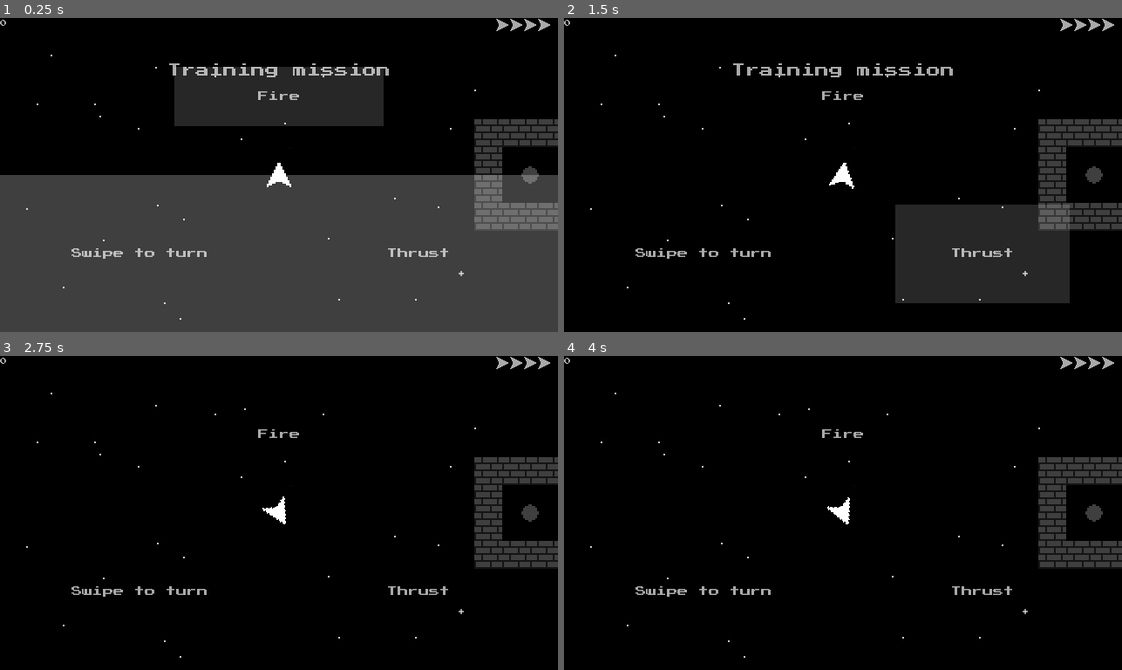
Above: before the commit, frames 1-4 (two rows, left to right).
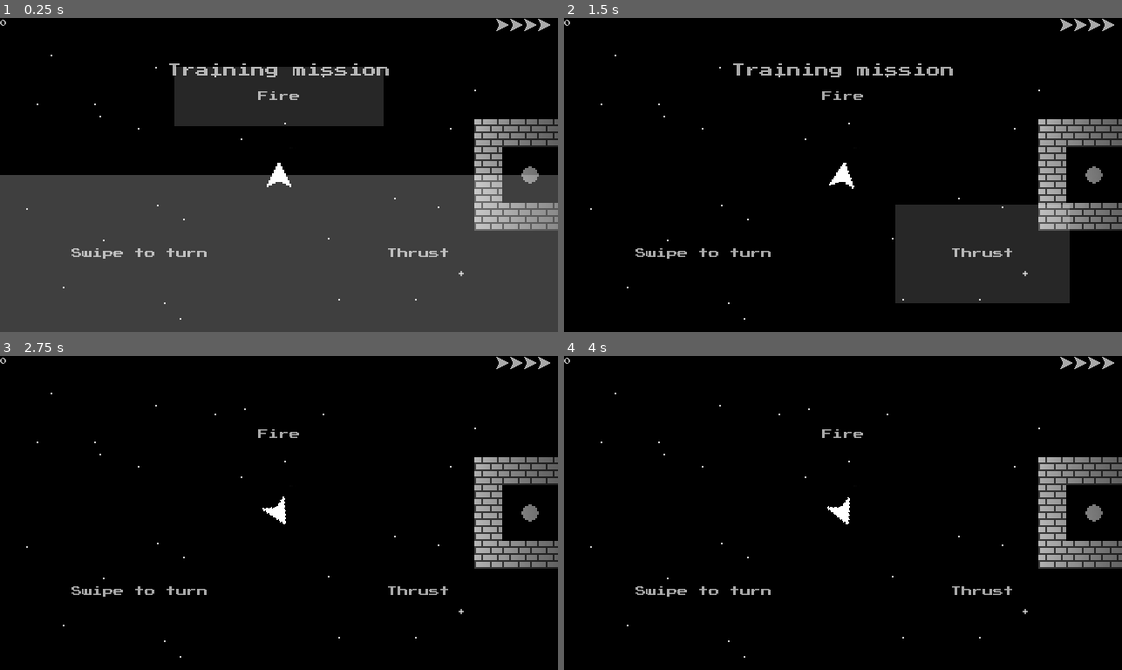
Above: after the commit, the same moments.

Repository: gerald1248/hollows-ng
Game: Godot game, scene res://scenes/main.tscn
The game is run twice, just before and just after one commit, with the same random seed, the same clock (stepped at 60 frames per second) and the same inputs. This scene is started directly instead of the project's main scene.
Inputs (mouse positions are in pixels of both pictures, inside the frame that each line leads up to):
- Up to frame 1 (0.25 s): no input
- Up to frame 2 (1.5 s): move the mouse to (965, 159) at 0.52 s; hold Right (ui_right) 0.53-1.25 s; hold P 0.53-1.25 s; click (965, 159) at 0.67 s; tap Space at 0.77 s; click "Continue" at 1.25 s
- Up to frame 3 (2.75 s): tap Enter at 2 s; drag from (167, 528) to (491, 472) at 2.02 s
- Up to frame 4 (4 s): move the mouse to (898, 443) at 2.77 s; hold Right (ui_right) 2.78-3.5 s; hold P 2.78-3.5 s; click "Continue" at 3.5 s

The runs differ from the first frame. In frame 1, 3.0% of the frame differs, in the area x 85-100%, y 32-68%; in frame 2, 3.2%; in frame 3, 3.2%; in frame 4, 3.2%.
Error in both runs: Invalid get index 'x' (on base: 'Nil'). (res://scripts/hud.gd:29)

Commit message:
tweaked light

Diff:
--- a/scenes/main.tscn
+++ b/scenes/main.tscn
@@ -7,14 +7,14 @@
 [ext_resource path="res://sprites/engine.png" type="Texture" id=5]
 [ext_resource path="res://scripts/explosion.gd" type="Script" id=6]
 [ext_resource path="res://sprites/explosion-bw-32x32.png" type="Texture" id=7]
-[ext_resource path="res://sprites/light.png" type="Texture" id=8]
-[ext_resource path="res://scripts/weight.gd" type="Script" id=9]
-[ext_resource path="res://sprites/weight.png" type="Texture" id=10]
-[ext_resource path="res://sprites/starfield512x512.png" type="Texture" id=11]
-[ext_resource path="res://scripts/hud.gd" type="Script" id=12]
-[ext_resource path="res://fonts/PressStart2P.ttf" type="DynamicFontData" id=13]
-[ext_resource path="res://sprites/ship-aaa.png" type="Texture" id=14]
-[ext_resource path="res://scripts/continue.gd" type="Script" id=15]
+[ext_resource path="res://scripts/weight.gd" type="Script" id=8]
+[ext_resource path="res://sprites/weight.png" type="Texture" id=9]
+[ext_resource path="res://sprites/starfield512x512.png" type="Texture" id=10]
+[ext_resource path="res://scripts/hud.gd" type="Script" id=11]
+[ext_resource path="res://fonts/PressStart2P.ttf" type="DynamicFontData" id=12]
+[ext_resource path="res://sprites/ship-aaa.png" type="Texture" id=13]
+[ext_resource path="res://scripts/continue.gd" type="Script" id=14]
+[ext_resource path="res://sprites/light.png" type="Texture" id=15]
 [ext_resource path="res://media/8-bit/Shoot1.wav" type="AudioStream" id=16]
 [ext_resource path="res://media/8-bit/Coin1.wav" type="AudioStream" id=17]
 [ext_resource path="res://media/8-bit/Explosion1.wav" type="AudioStream" id=18]
@@ -280,18 +280,13 @@
 hframes = 8
 frame = 5
 
-[node name="Light2D" type="Light2D" parent="player"]
-texture = ExtResource( 8 )
-texture_scale = 0.2
-shadow_enabled = true
-
 [node name="weight" type="RigidBody2D" parent="."]
 mass = 0.5
 can_sleep = false
-script = ExtResource( 9 )
+script = ExtResource( 8 )
 
 [node name="Sprite" type="Sprite" parent="weight"]
-texture = ExtResource( 10 )
+texture = ExtResource( 9 )
 vframes = 2
 
 [node name="CollisionShape2D" type="CollisionShape2D" parent="weight"]
@@ -441,7 +436,15 @@
 custom_fonts/font = SubResource( 12 )
 custom_colors/font_color = Color( 0.666667, 0.666667, 0.666667, 1 )
 text = "Continue"
-script = ExtResource( 15 )
+script = ExtResource( 14 )
+
+[node name="Light2D" type="Light2D" parent="."]
+texture = ExtResource( 15 )
+texture_scale = 0.4
+shadow_enabled = true
+
+[node name="CanvasModulate" type="CanvasModulate" parent="."]
+color = Color( 0.25098, 0.25098, 0.25098, 1 )
 
 [node name="sample-laser" type="AudioStreamPlayer" parent="."]
 stream = ExtResource( 16 )
@@ -470,7 +473,4 @@
 [node name="sample-fly" type="AudioStreamPlayer" parent="."]
 stream = ExtResource( 24 )
 
-[node name="CanvasModulate" type="CanvasModulate" parent="."]
-color = Color( 0.25098, 0.25098, 0.25098, 1 )
-
 [connection signal="body_entered" from="player" to="player" method="_on_player_body_entered"]
--- a/scripts/player.gd
+++ b/scripts/player.gd
@@ -179,6 +179,7 @@
 	get_input()
 	engine.position = position
 	engine.rotation = rotation
+	get_parent().get_node("Light2D").position = position
 	if reloading > 0.0:
 		reloading -= 0.1
 	update()
@@ -220,6 +221,7 @@
 	set_applied_force(thrust.rotated(rotation))
 	set_applied_torque(rotation_dir * spin_thrust)
 
+
 func fire():
 	if reloading > 0.0 || exploding:
 		return
Not shown: 4 places in scenes/main.tscn that only renumber resources
